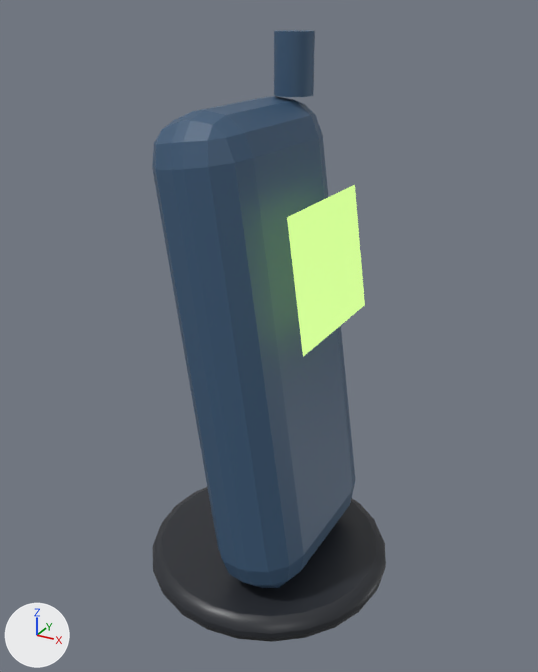
The glTF model public/3d/models/obj_nibble.glb as it was, and as the next commit left it.
Rendered twice from a camera (50 mm lens) standing at (-1.646, 0.483, 2.28) and looking at (-1.82, 0.8, 2.122). Every picture has the same lights, and +X, +Y and +Z are marked at lower left. The picture after the commit comes second. Where no turn or scale is listed for an object, it has been applied to the vertices.

Names of what the first picture shows: 'nibble_antenna', 'nibble_body', 'nibble_lcd', 'nibble_stand'.
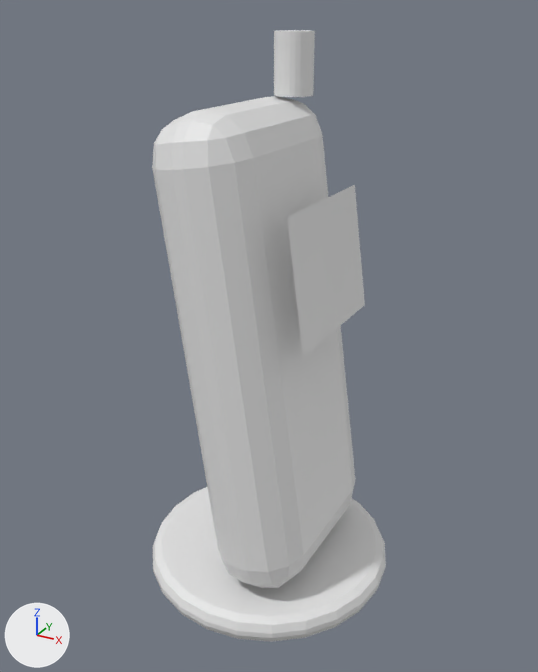
Where the change shows, as pixel boxes [x1, y1, x2, y2] in the pictures (538 x 672 px):
'nibble_body', recoloured (dark blue to white)
    both: [152, 96, 355, 588]
'nibble_stand', recoloured (dark grey to white)
    both: [153, 487, 386, 642]
'nibble_lcd', recoloured (green to white)
    both: [287, 185, 365, 357]
'nibble_antenna', recoloured (dark blue to white)
    both: [274, 30, 315, 97]

What changed in the scene script:
```text
Change me_cylinder_015:
    where me_cylinder_015.from_pydata(...)  # 48 vertices, 92 faces; spans x -0.01..0.01, y -0.01..0.01, z -0.015..0.015
    remove me_cylinder_015.materials.append(mat_m_phone)  # dark blue #3c5a78
Change me_cube_037:
    where me_cube_037.from_pydata(...)  # 96 vertices, 188 faces; spans x -0.039..0.039, y -0.055..0.055, z -0.124..0.124
    remove me_cube_037.materials.append(mat_m_phone)  # dark blue #3c5a78
Change me_nibble_lcd:
    where me_nibble_lcd.from_pydata(...)  # 4 vertices, 2 faces; spans x -0.0045..0.0045, y -0.0375..0.0375, z -0.0322..0.0322
    remove me_nibble_lcd.materials.append(mat_m_lcd)  # green #9bbc6a, glowing green #bae180
Change me_cylinder_014:
    where me_cylinder_014.from_pydata(...)  # 144 vertices, 284 faces; spans x -0.07..0.07, y -0.07..0.07, z -0.0075..0.0075
    remove me_cylinder_014.materials.append(mat_m_metal)  # dark grey #2a2d33
```
